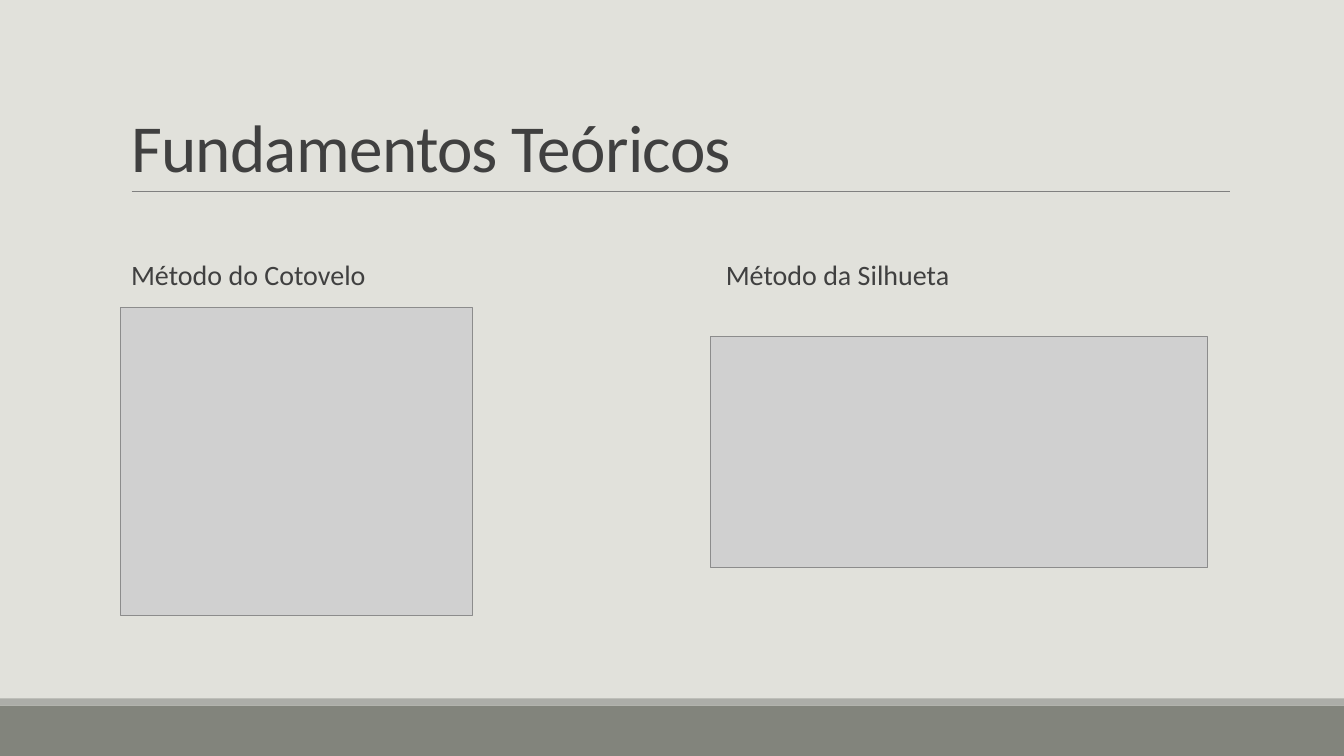
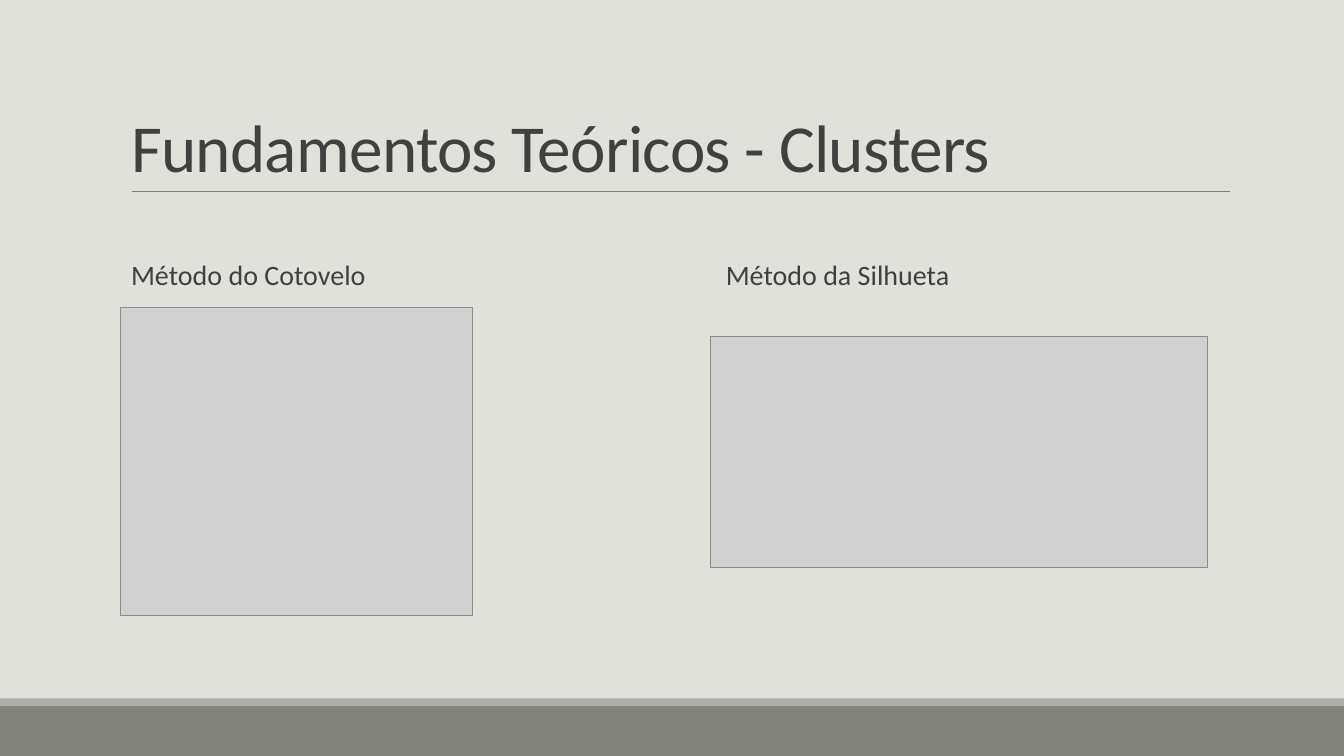
Before and after one commit to erikawa/client-segmentation, a slide deck: slide 17 of presentation/Análise de agrupamento de perfis de clientes de.pptx. Drawn at 1344x756 pixels with LibreOffice and Linux fonts; fonts in the diff are those of the drawing; grey boxes stand for pictures. Boxes give left, top, right and bottom in pixels: in the first picture for what was removed or moved away, otherwise in the second. Text is boxed around its words. In the diff, an @@ line names an element or a change of style, - is before the commit and + after.

Commit message:
Apresentação

```diff
--- a/presentation/Análise de agrupamento de perfis de clientes de.pptx
+++ b/presentation/Análise de agrupamento de perfis de clientes de.pptx
@@ title at box(131, 125, 990, 173): text changed @@
-Fundamentos Teóricos
+Fundamentos Teóricos - Clusters
```
Also in this commit, not shown: 4 other slides changed, 1 other file.
